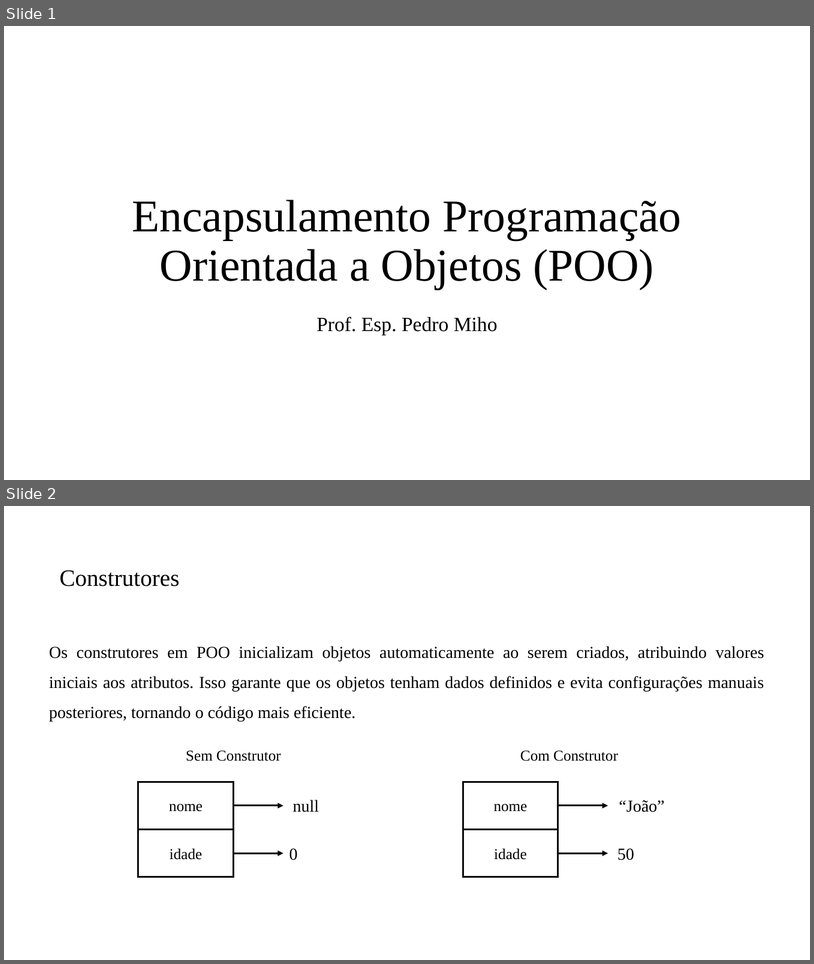
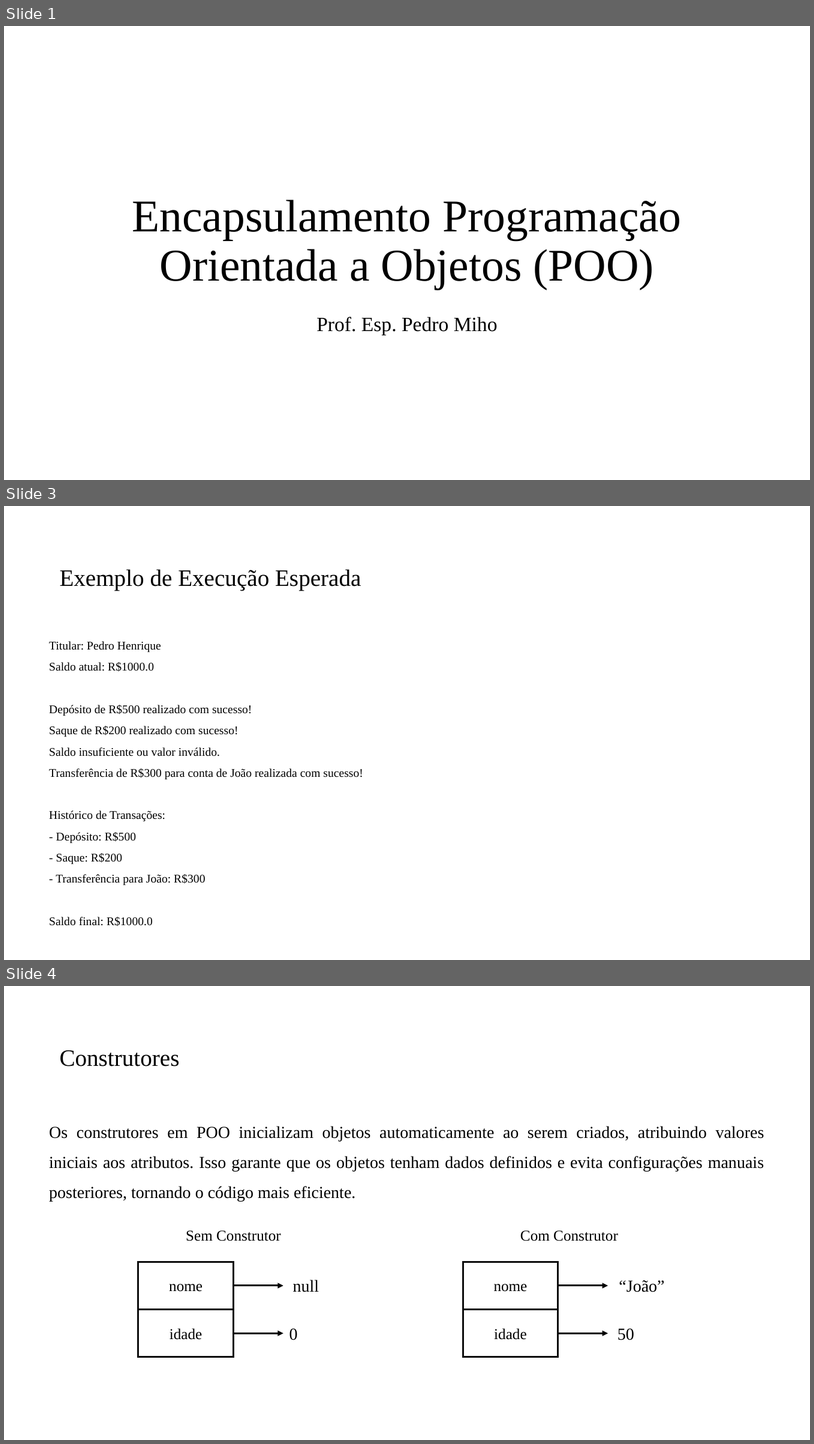
Before and after one commit to PedroMiho/UMC, a slide deck: Projetos de Software/Aula 08 - Encapsulamento POO/Encapsulamento POO.pptx. Shown one above the other, each under a label of ours: slides 1 and 2 before the commit, slides 1, 3 and 4 after it; the slides between them are not shown. The pictures are 814x964 and 814x1444 pixels, drawn with LibreOffice and Linux fonts; fonts in the diff are those of the drawing; background and template pictures are left out. Boxes give left, top, right and bottom in pixels: in the first picture for what was removed or moved away, otherwise in the second. Text is boxed around its words. In the diff, an @@ line names an element or a change of style, - is before the commit and + after.

```diff
--- a/Projetos de Software/Aula 08 - Encapsulamento POO/Encapsulamento POO.pptx
+++ b/Projetos de Software/Aula 08 - Encapsulamento POO/Encapsulamento POO.pptx
@@ slide 3 added at (x1=4, y1=506, x2=810, y2=960), background #FFFFFF @@
@@ title added at (x1=60, y1=569, x2=361, y2=590), 28 pt, text #000000 @@
+Exemplo de Execução Esperada
@@ text added at (x1=49, y1=641, x2=363, y2=926), 14 pt, text #000000 @@
+Titular: Pedro Henrique
+Saldo atual: R$1000.0
+Depósito de R$500 realizado com sucesso!
+Saque de R$200 realizado com sucesso!
+Saldo insuficiente ou valor inválido.
+Transferência de R$300 para conta de João realizada com sucesso!
+Histórico de Transações:
+- Depósito: R$500
+- Saque: R$200
+- Transferência para João: R$300
+Saldo final: R$1000.0
@@ what was slide 2 is now slide 4 @@
```
Also in this commit, not shown: 3 other slides added, 15 other files.
